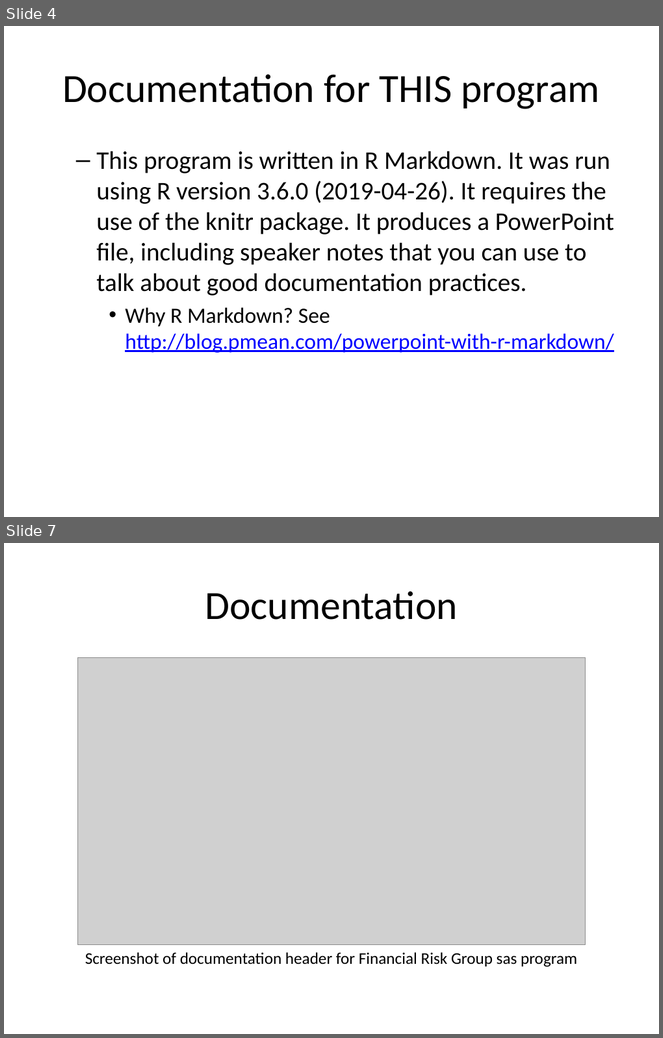
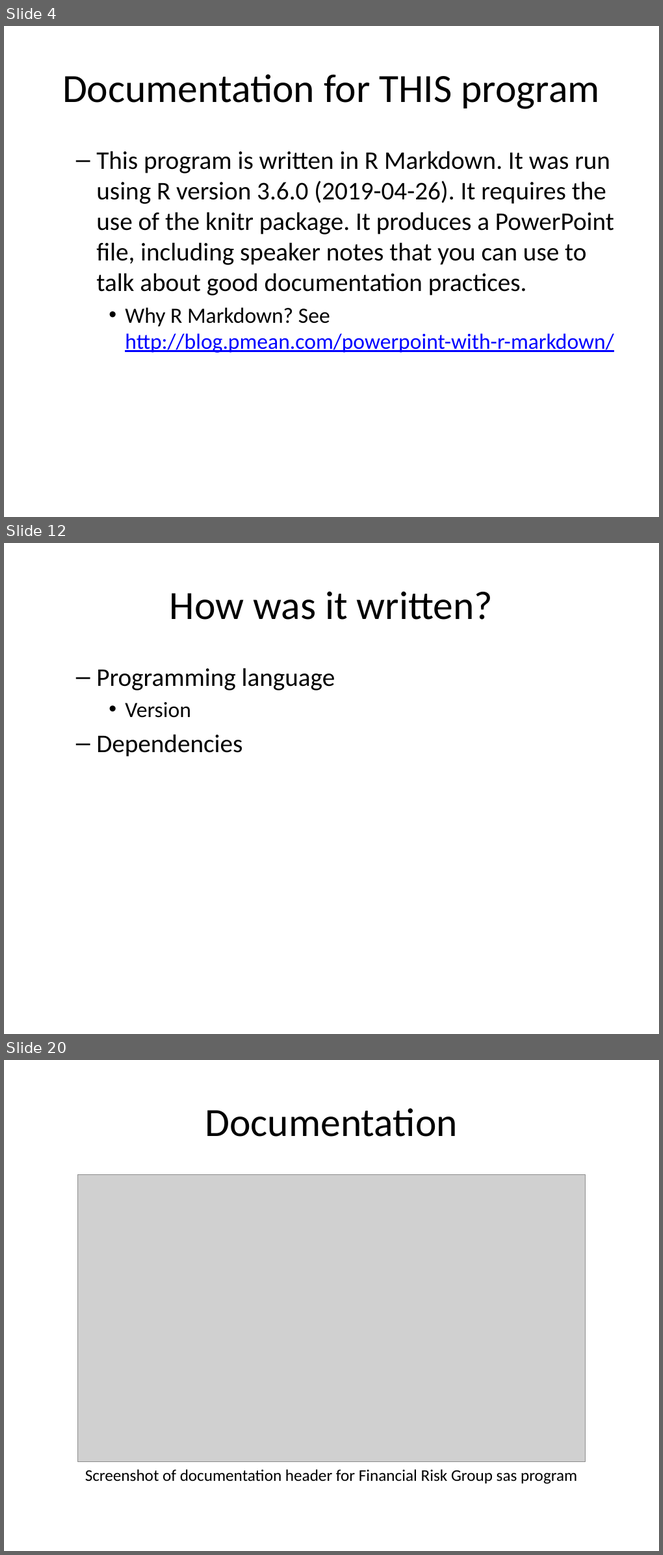
Before and after one commit to pmean/introduction-to-SAS, a slide deck: part0/src/good-documentation.pptx. Shown one above the other, each under a label of ours: slides 4 and 7 before the commit, slides 4, 12 and 20 after it; the slides between them are not shown. The pictures are 663x1038 and 663x1555 pixels, drawn with LibreOffice and Linux fonts; fonts in the diff are those of the drawing; grey boxes stand for pictures. Boxes give left, top, right and bottom in pixels: in the first picture for what was removed or moved away, otherwise in the second. Text is boxed around its words. In the diff, an @@ line names an element or a change of style, - is before the commit and + after.

```diff
--- a/part0/src/good-documentation.pptx
+++ b/part0/src/good-documentation.pptx
@@ slide 12 added at box(4, 543, 659, 1034), background #FFFFFF @@
@@ title added at box(170, 591, 493, 620), 44 pt, text #000000 @@
+How was it written?
@@ text added at box(96, 668, 336, 757), 28 pt, text #000000 @@
+  – Programming language
+    • Version
+  – Dependencies
@@ what was slide 7 is now slide 20 @@
```
Also in this commit, not shown: 3 slides changed, 12 other slides added, 3 other files.
